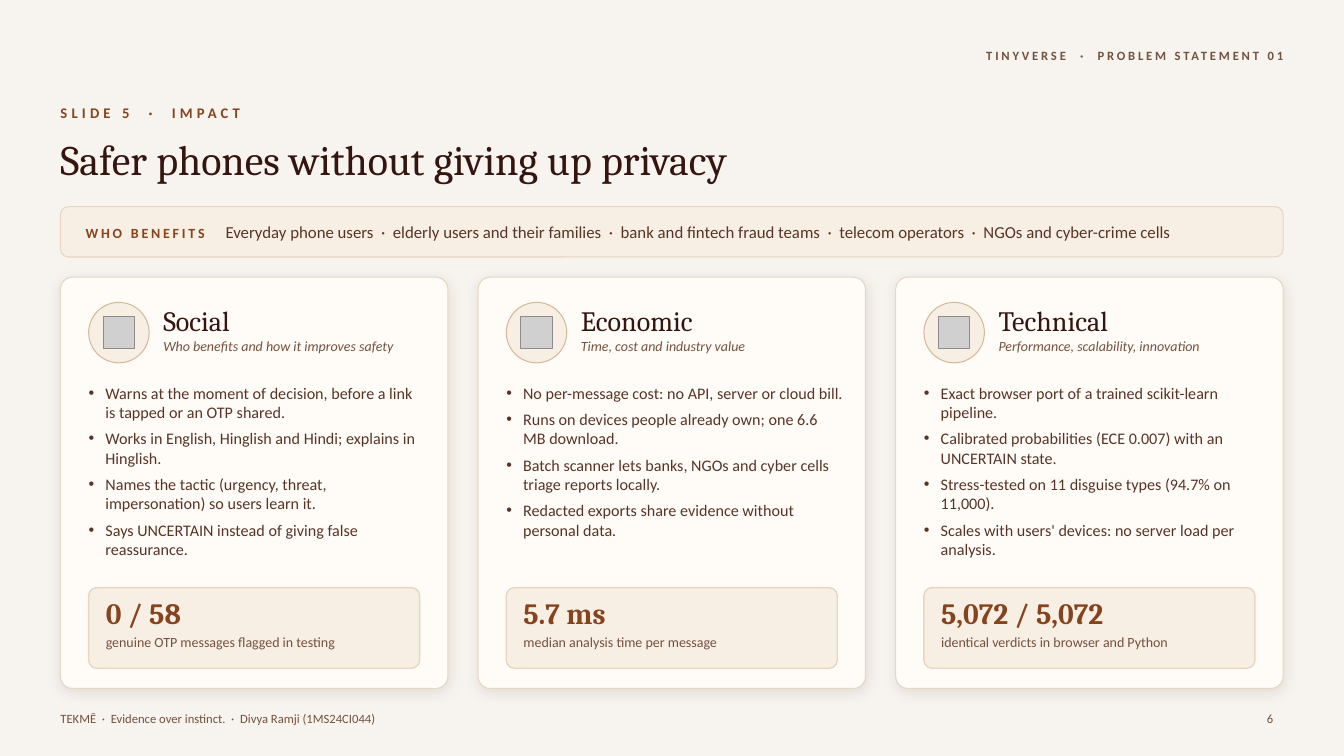
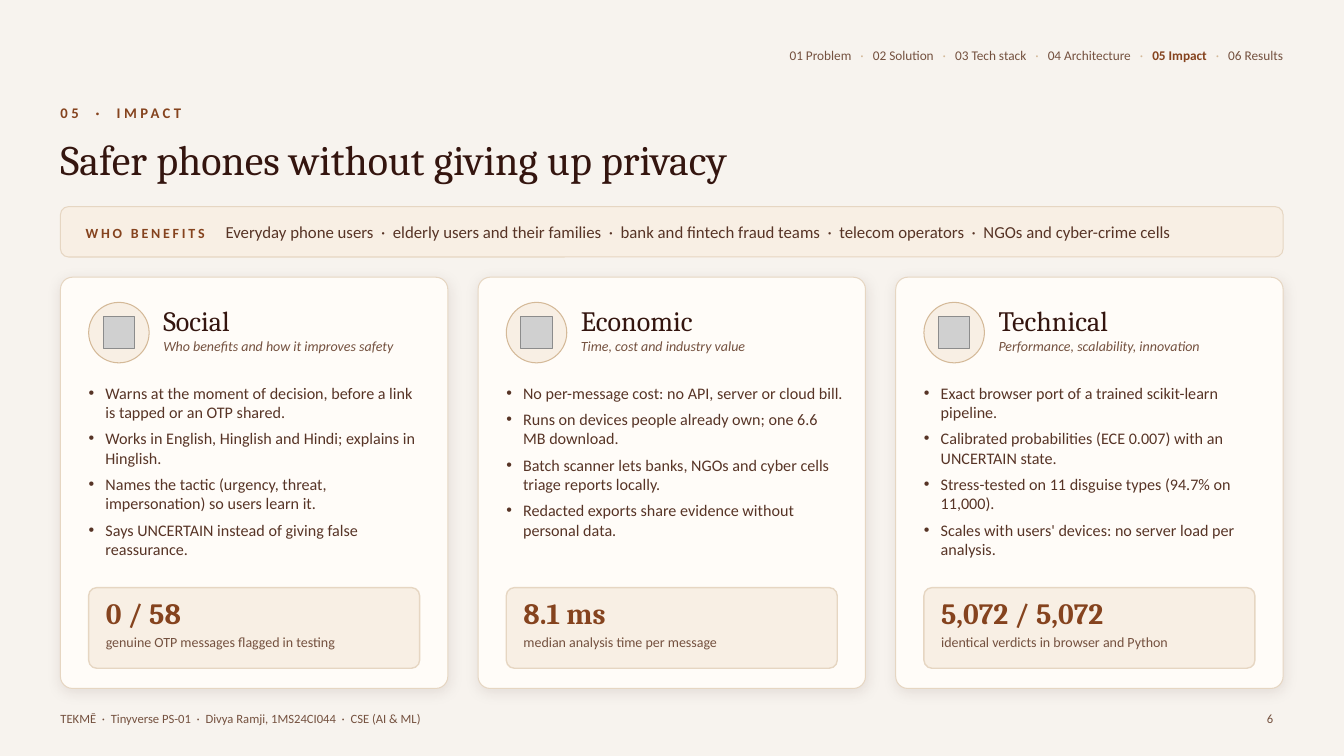
Before and after one commit to divyaramji-1710/tekme, a slide deck: slide 6 of presentation/TEKME_Tinyverse_Final_Presentation.pptx. Drawn at 1344x756 pixels with LibreOffice and Linux fonts; fonts in the diff are those of the drawing; grey boxes stand for pictures; background and template pictures are left out. Boxes give left, top, right and bottom in pixels: in the first picture for what was removed or moved away, otherwise in the second. Text is boxed around its words. In the diff, an @@ line names an element or a change of style, - is before the commit and + after.

```diff
--- a/presentation/TEKME_Tinyverse_Final_Presentation.pptx
+++ b/presentation/TEKME_Tinyverse_Final_Presentation.pptx
@@ text added at <box>790,50,1283,62</box>, 9.5 pt, text #74513F @@
+01 Problem · 02 Solution · 03 Tech stack · 04 Architecture · 05 Impact · 06 Results
@@ text removed at <box>986,52,1066,60</box> @@
-TINYVERSE · PROBLEM STATEMENT 01
@@ text at <box>60,108,78,118</box>: text changed @@
-SLIDE 5 · IMPACT
+05 · IMPACT
@@ text at <box>523,604,605,625</box>: text changed @@
-5.7 ms
+8.1 ms
@@ text at <box>60,713,421,725</box>: text changed @@
-TEKMĒ · Evidence over instinct. · Divya Ramji (1MS24CI044)
+TEKMĒ · Tinyverse PS-01 · Divya Ramji, 1MS24CI044 · CSE (AI & ML)
```
Also in this commit, not shown: 5 other slides changed, 2 other files.
